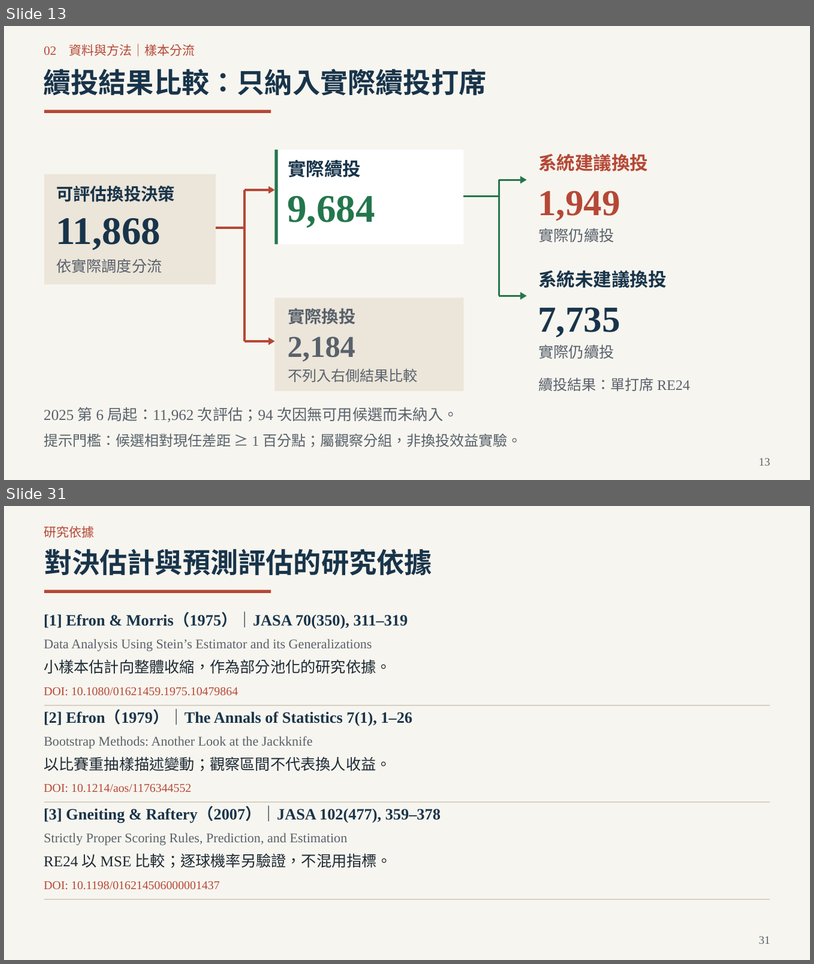
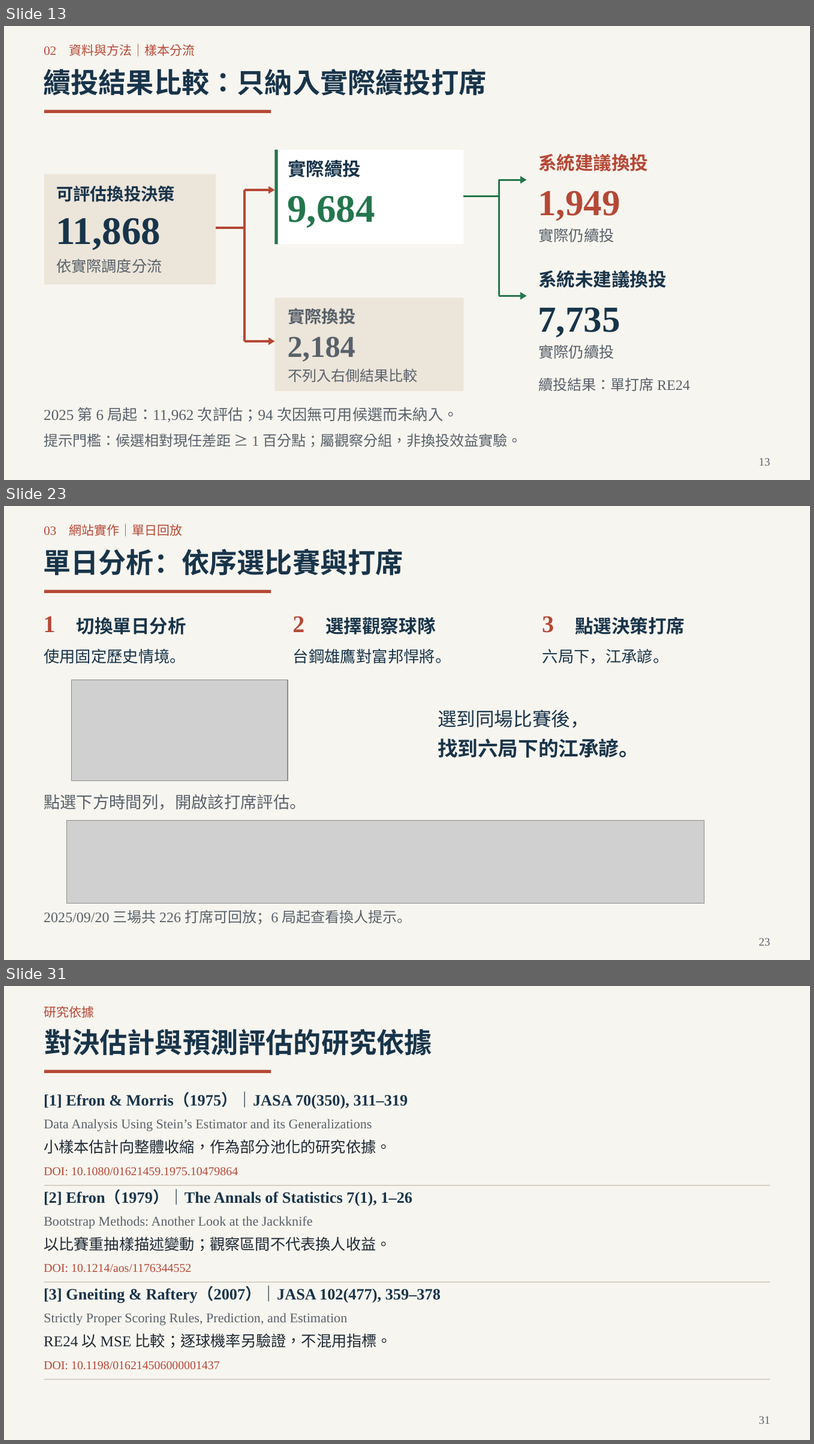
Before and after one commit to Da-Xiong-Chen/baseball_project, a slide deck: presentations/competition-2026/submission-20261023/一球兩面_參賽提案_32頁_20261023.pptx. Shown one above the other, each under a label of ours: slides 13 and 31 before the commit, slides 13, 23 and 31 after it; the slides between them are not shown. The pictures are 814x964 and 814x1444 pixels, drawn with LibreOffice and Linux fonts; fonts in the diff are those of the drawing; grey boxes stand for pictures. Boxes give left, top, right and bottom in pixels: in the first picture for what was removed or moved away, otherwise in the second. Text is boxed around its words. In the diff, an @@ line names an element or a change of style, - is before the commit and + after.

```diff
--- a/presentations/competition-2026/submission-20261023/一球兩面_參賽提案_32頁_20261023.pptx
+++ b/presentations/competition-2026/submission-20261023/一球兩面_參賽提案_32頁_20261023.pptx
@@ slide 23 added at box(4, 506, 810, 960), background #F7F5EF @@
@@ text added at box(44, 523, 182, 537), 15 pt, text #B54836 @@
+03 網站實作｜單日回放
@@ text added at box(43, 549, 404, 576), 33 pt, text #18344A, bold @@
+單日分析：依序選比賽與打席
@@ rectangle added at box(45, 590, 272, 593), fill #B54836 @@
@@ text added at box(44, 616, 56, 632), 28.5 pt, text #B54836, bold @@
+1
@@ text added at box(77, 617, 186, 634), 21.8 pt, text #18344A, bold @@
+切換單日分析
@@ text added at box(293, 616, 305, 632), 28.5 pt, text #B54836, bold @@
+2
@@ text added at box(326, 617, 435, 634), 21.8 pt, text #18344A, bold @@
+選擇觀察球隊
@@ text added at box(542, 616, 554, 633), 28.5 pt, text #B54836, bold @@
+3
@@ text added at box(575, 617, 685, 634), 21.8 pt, text #18344A, bold @@
+點選決策打席
@@ text added at box(44, 649, 186, 664), 18.8 pt, text #18344A @@
+使用固定歷史情境。
@@ text added at box(293, 648, 452, 663), 18.8 pt, text #18344A @@
+台鋼雄鷹對富邦悍將。
@@ text added at box(543, 649, 669, 664), 18.8 pt, text #18344A @@
+六局下，江承諺。
@@ picture added at box(72, 680, 288, 781) @@
@@ text added at box(438, 709, 590, 727), 22.5 pt, text #18344A @@
+選到同場比賽後，
@@ text added at box(438, 738, 639, 757), 24 pt, text #18344A, bold @@
+找到六局下的江承諺。
@@ text added at box(44, 794, 306, 810), 19.5 pt, text #58616B @@
+點選下方時間列，開啟該打席評估。
@@ picture added at box(67, 820, 705, 903) @@
@@ text added at box(44, 909, 411, 924), 17.2 pt, text #58616B @@
+2025/09/20 三場共 226 打席可回放；6 局起查看換人提示。
@@ text added at box(759, 937, 771, 945), 13.5 pt, text #58616B @@
+23
```
Also in this commit, not shown: 16 slides changed, 9 other slides added, 10 slides removed, 4 other files.
